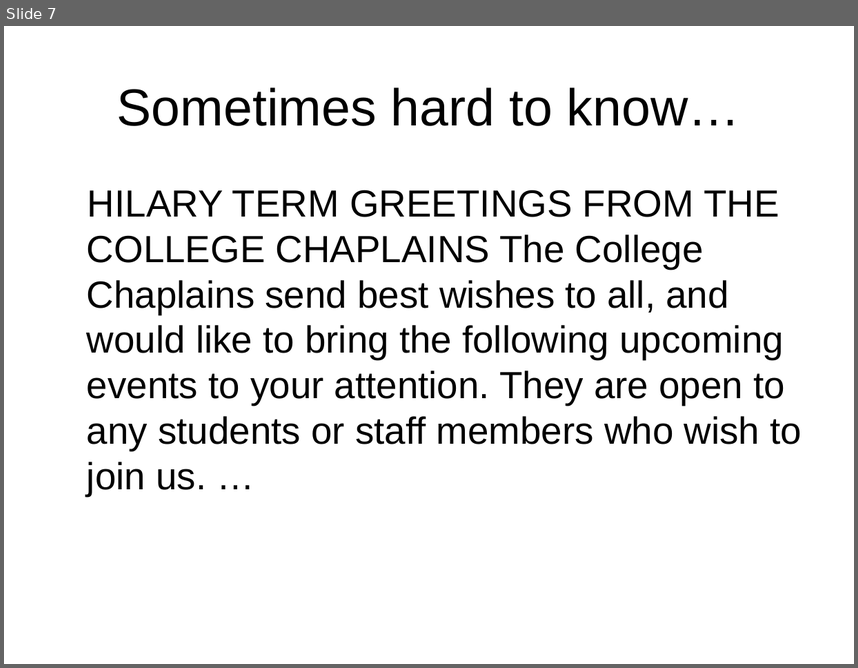
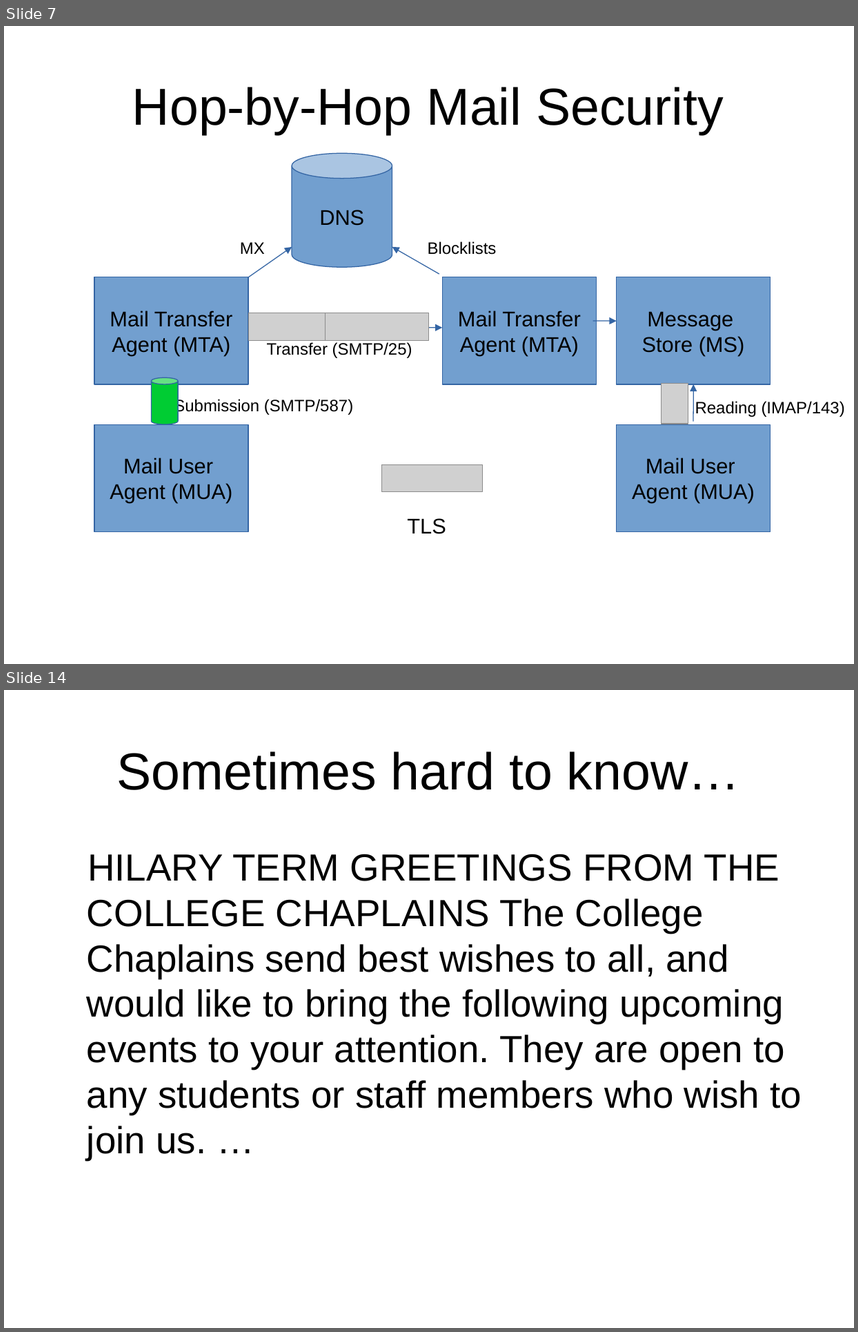
Before and after one commit to sftcd/cs7053, a slide deck: 2016lectures/04-spam.ppt. Shown one above the other, each under a label of ours: slide 7 before the commit, slides 7 and 14 after it; the slides between them are not shown. The pictures are 858x668 and 858x1332 pixels, drawn with LibreOffice and Linux fonts; fonts in the diff are those of the drawing; grey boxes stand for pictures. Boxes give left, top, right and bottom in pixels: in the first picture for what was removed or moved away, otherwise in the second. Text is boxed around its words. In the diff, an @@ line names an element or a change of style, - is before the commit and + after.

Commit message:
updating mail

```diff
--- a/2016lectures/04-spam.ppt
+++ b/2016lectures/04-spam.ppt
@@ slide 7 added at [4, 26, 854, 664], background #FFFFFF @@
@@ title added at [132, 87, 724, 134], 44 pt, text #000000 @@
+Hop-by-Hop Mail Security
@@ cylinder added at [292, 154, 392, 267], fill #729FCF, outline #3465A4 0.74 pt, 18 pt, text #000000 @@
+DNS
@@ text added at [240, 242, 265, 254], 14 pt, text #000000 @@
+MX
@@ arrow added from (248, 276) to (292, 247), #3465A4 0.74 pt @@
@@ arrow added from (439, 274) to (392, 247), #3465A4 0.74 pt @@
@@ text added at [428, 241, 497, 254], 14 pt, text #000000 @@
+Blocklists
@@ rectangle added at [94, 276, 248, 384], fill #729FCF, outline #3465A4 0.74 pt, 18 pt, text #000000 @@
+Mail Transfer
+Agent (MTA)
@@ rectangle added at [443, 276, 597, 384], fill #729FCF, outline #3465A4 0.74 pt, 18 pt, text #000000 @@
+Mail Transfer
+Agent (MTA)
@@ rectangle added at [616, 276, 770, 384], fill #729FCF, outline #3465A4 0.74 pt, 18 pt, text #000000 @@
+Message
+Store (MS)
@@ picture added at [248, 313, 352, 341] @@
@@ picture added at [326, 313, 429, 341] @@
@@ arrow added from (248, 327) to (443, 328), #3465A4 0.74 pt @@
@@ arrow added from (593, 321) to (616, 321), #3465A4 0.74 pt @@
@@ text added at [267, 342, 412, 358], 14 pt, text #000000 @@
+Transfer (SMTP/25)
@@ cylinder added at [151, 377, 177, 424], fill #00CC33, outline #3465A4 0.74 pt @@
@@ arrow added from (165, 421) to (165, 384), #3465A4 0.74 pt @@
@@ text added at [174, 397, 353, 414], 14 pt, text #000000 @@
+Submission (SMTP/587)
@@ picture added at [661, 383, 688, 423] @@
@@ arrow added from (693, 421) to (693, 384), #3465A4 0.74 pt @@
@@ text added at [695, 401, 845, 417], 14 pt, text #000000 @@
+Reading (IMAP/143)
@@ rectangle added at [94, 425, 248, 532], fill #729FCF, outline #3465A4 0.74 pt, 18 pt, text #000000 @@
+Mail User
+Agent (MUA)
@@ rectangle added at [616, 425, 770, 532], fill #729FCF, outline #3465A4 0.74 pt, 18 pt, text #000000 @@
+Mail User
+Agent (MUA)
@@ picture added at [382, 463, 483, 491] @@
@@ text added at [407, 518, 446, 534], 18 pt, text #000000 @@
+TLS
@@ what was slide 7 is now slide 14 @@
```
Also in this commit, not shown: 8 slides changed, 6 other slides added, 2 other files.
